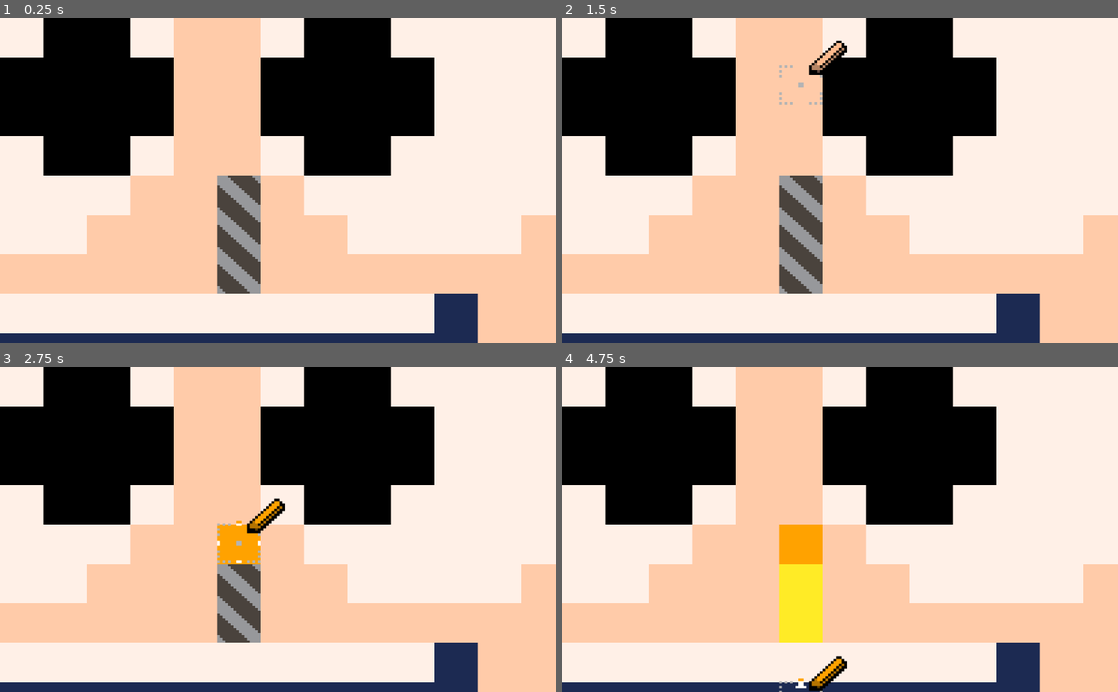
Above: before the commit, frames 1-4 (two rows, left to right).
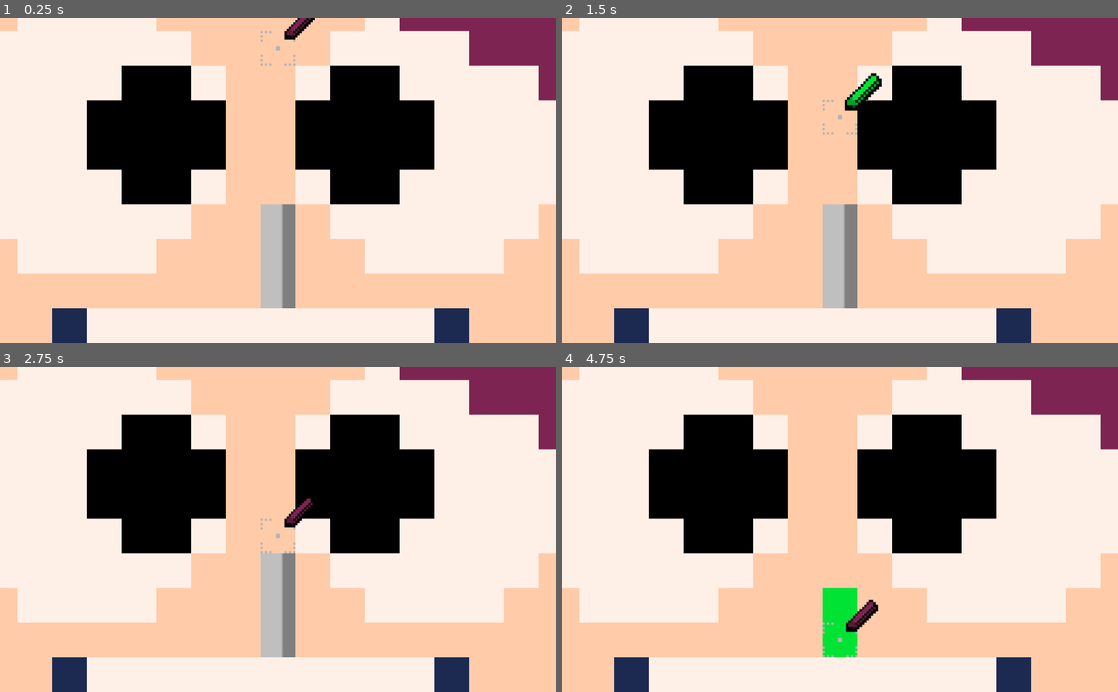
Above: after the commit, the same moments.

Repository: NEW-CYLANDIA/little-warioware
Game: Godot game, scene res://microgames/pick_color/pick_color_game.tscn
Two runs of this game, one before a commit and one after it. Both use one fixed random seed, a clock stepped at 60 frames per second and the inputs below. This scene is started directly instead of the project's main scene. The engine's default icon, where the game draws it, is replaced by a stand-in: a white triangle on a blue panel in a dark square.
Inputs:
- Up to frame 1 (0.25 s): no input
- Up to frame 2 (1.5 s): hold Z (mg_action) 0.53-1.28 s; tap Z (mg_action) at 1.35 s
- Up to frame 3 (2.75 s): hold Z (mg_action) from 2.03 s (still down)
- Up to frame 4 (4.75 s): release Z (mg_action) at 2.78 s; tap Z (mg_action) at 2.85, 4.35 s; hold Z (mg_action) 3.53-4.28 s

The runs differ from the first frame. In frame 1, 45% of the frame differs, in the area x 0-100%, y 0-100%; in frame 2, 45%; in frame 3, 45%; in frame 4, 45%.

Commit message:
more development on the pick color game

Diff:
--- a/microgames/pick_color/pencil.gd
+++ b/microgames/pick_color/pencil.gd
@@ -15,13 +15,23 @@
 
 export var correct_choice:int;
 
+export var pixels_to_draw = 3;
+
+export var move_interval = 0.5;
+
+var pixels_drawn = 0;
+
+var picked_correct_color = true;
+
 var color_choices:Array;
 
 var cell_size = 16;
-var move_interval = 0.5;
+
 var target = Vector2();
 
 var color_index = 0;
+
+signal drawing_done(is_correct);
 
 # Called when the node enters the scene tree for the first time.
 func _ready() -> void:
@@ -34,29 +44,41 @@
 
 func _process(delta: float) -> void:
 	position = position.linear_interpolate(target, 0.2);
+	$Sprite.scale = $Sprite.scale.linear_interpolate(Vector2.ONE, 0.1);
 
-func get_tile_under_pencil(pos) -> int:
+func get_tile_under_pos(pos) -> int:
 	var tile_pos = world_to_tilemap_pos(pos);
 	return img_tilemap.get_cellv(tile_pos);
 
 func world_to_tilemap_pos(pos):
 	return img_tilemap.world_to_map(img_tilemap.to_local(pos));
 func _input(event: InputEvent) -> void:
-	if (event.is_action_pressed("mg_action")):
+	if (event.is_action_pressed("mg_action") && get_tile_under_pos(target) != -1):
 		color_index += 1;
-		if (color_index > 2):
+		if (color_index > color_choices.size()-1):
 			color_index = 0;
+		$Sprite.scale = Vector2.ONE * 1.5;
 		$Sprite.modulate = color_choices[color_index];
 
 
 func _on_Timer_timeout() -> void:
 	target += dir * cell_size;
-	var tile_under_pencil = get_tile_under_pencil(target);
+	var tile_under_pencil = get_tile_under_pos(target);
 	print(tile_under_pencil);
 	if (tile_under_pencil == -1):
+
 		$Sprite.frame = 0;
 		$Fx.frame = 0;
 		$Sprite.play("press")
 		$Fx.play("fx");
-		img_tilemap.set_cellv(world_to_tilemap_pos(target), tilemap_color_choices[color_index])
+		var color_chosen = tilemap_color_choices[color_index];
+		if (color_chosen != correct_choice):
+			picked_correct_color = false;
+		img_tilemap.set_cellv(world_to_tilemap_pos(target), color_chosen)
+
+		pixels_drawn += 1;
+		if (pixels_drawn >= pixels_to_draw):
+			emit_signal("drawing_done", picked_correct_color);
+			print("drawing done! picked right color: " + str(picked_correct_color));
+
 	$Timer.start(move_interval)
--- a/microgames/pick_color/pick_color_game.tscn
+++ b/microgames/pick_color/pick_color_game.tscn
@@ -8,6 +8,7 @@
 [ext_resource path="res://microgames/pick_color/crosshair.png" type="Texture" id=6]
 [ext_resource path="res://microgames/pick_color/pencil.gd" type="Script" id=7]
 [ext_resource path="res://microgames/pick_color/pencil_fx.png" type="Texture" id=8]
+[ext_resource path="res://microgames/pick_color/surrounding_interface.png" type="Texture" id=9]
 
 [sub_resource type="TileSet" id=5]
 0/name = "color-tileset.png 0"
@@ -312,10 +313,10 @@
 
 [sub_resource type="SpriteFrames" id=14]
 animations = [ {
-"frames": [ null, SubResource( 11 ), SubResource( 12 ), SubResource( 13 ) ],
-"loop": true,
+"frames": [ null, SubResource( 11 ), SubResource( 12 ), SubResource( 13 ), null ],
+"loop": false,
 "name": "fx",
-"speed": 15.0
+"speed": 10.0
 } ]
 
 [node name="PickColor" type="Node2D"]
@@ -323,7 +324,12 @@
 microgame_name = "Pick the Color!"
 hint_verb = "Pick the Color!"
 
+[node name="SurroundingInterface" type="Sprite" parent="."]
+position = Vector2( 136, 230 )
+texture = ExtResource( 9 )
+
 [node name="TileMap" type="TileMap" parent="."]
+visible = false
 modulate = Color( 0.780392, 0.780392, 0.780392, 1 )
 tile_set = SubResource( 5 )
 cell_size = Vector2( 16, 16 )
@@ -337,10 +343,10 @@
 tile_data = PoolIntArray( 15, 1, 0, 16, 1, 0, 17, 1, 0, 18, 1, 0, 65548, 1, 0, 65549, 1, 0, 65550, 1, 0, 65551, 1, 0, 6 …(8627 unchanged characters)…
 
 [node name="Camera2D" type="Camera2D" parent="."]
-position = Vector2( 176, 192 )
+position = Vector2( 136, 170 )
 anchor_mode = 0
 current = true
-zoom = Vector2( 0.2, 0.22 )
+zoom = Vector2( 0.25, 0.25 )
 
 [node name="Portrait" type="Sprite" parent="."]
 visible = false
@@ -356,8 +362,9 @@
 script = ExtResource( 7 )
 dir = Vector2( 0, 1 )
 img_tilemap_path = NodePath("../Image")
-tilemap_color_choices = [ 8, 9, 14 ]
+tilemap_color_choices = [ 1, 14, 10 ]
 correct_choice = 14
+move_interval = 0.6
 
 [node name="Crosshair" type="Sprite" parent="Pencil"]
 position = Vector2( 8, 8 )
@@ -375,4 +382,10 @@
 frames = SubResource( 14 )
 animation = "fx"
 
+[node name="Tween" type="Tween" parent="Pencil"]
+
+[node name="FinalCam" type="Camera2D" parent="."]
+position = Vector2( 262, 252 )
+zoom = Vector2( 1.5, 1.5 )
+
 [connection signal="timeout" from="Pencil/Timer" to="Pencil" method="_on_Timer_timeout"]
Binary file changed: microgames/pick_color/pencil.png
Not shown: 1 places in microgames/pick_color/pick_color_game.tscn that only renumber resources
Binary file added: microgames/pick_color/surrounding_interface.png
Not shown, added: microgames/pick_color/surrounding_interface.png.import
